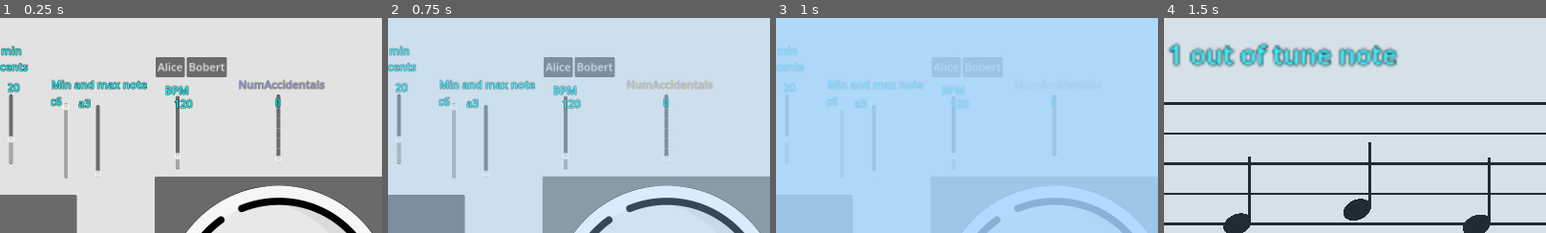
Above: before the commit, frames 1-4 (left to right).
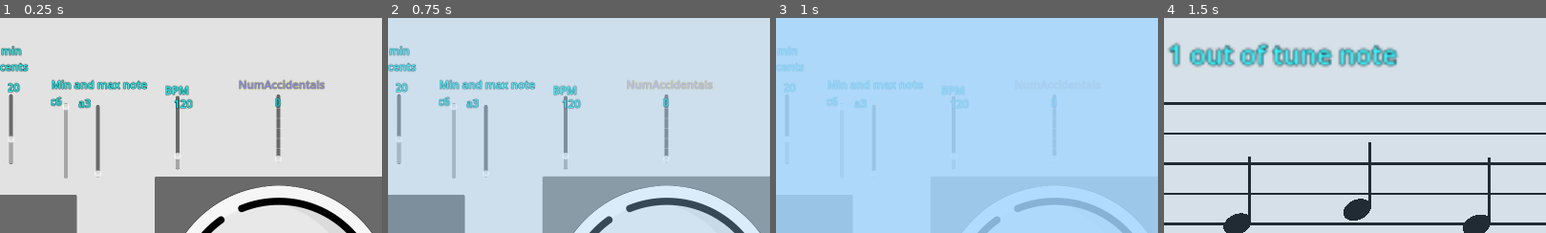
Above: after the commit, the same moments.

Repository: Sniggiho/COMP225-Reluna
Game: Godot game, scene res://Scenes/FreeplaySettingsMenu/FreeplaySettingsMenu.tscn
Same seed, same stepped clock (60 frames per second), same inputs: the game is played once before the commit and once after it. This scene is started directly instead of the project's main scene.
Inputs (mouse positions are % of the whole screen's width and height, from its top left):
- Up to frame 1 (0.25 s): no input
- Up to frame 2 (0.75 s): click (74, 66) at 0.5 s
- Up to frame 3 (1 s): no input
- Up to frame 4 (1.5 s): click (49, 76) at 1.25 s
The pictures show only the part of the screen within x 38-88%, y 0-50%; the shares and areas given below are measured in that part.

The runs differ from the first frame. In frame 1, 1.7% of the frame differs, in the area x 40-60%, y 18-28%; in frame 2, 1.6%; in frame 3, less than 0.1%; in frame 4, nothing differs.

Commit message:
Fancy Slider v1 created

Diff:
--- a/Project/Scenes/FreeplaySettingsMenu/FreeplaySettingsMenu.tscn
+++ b/Project/Scenes/FreeplaySettingsMenu/FreeplaySettingsMenu.tscn
@@ -17,6 +17,7 @@
 [ext_resource type="Texture2D" uid="uid://c2185eldy3b1d" path="res://Scenes/MusicStaff/sharp.png" id="15_xdgnf"]
 [ext_resource type="Texture2D" uid="uid://do8in4h6g4ypg" path="res://Scenes/MusicStaff/flat.png" id="16_yuih7"]
 [ext_resource type="Script" path="res://Scenes/FreeplaySettingsMenu/BySharp.gd" id="17_cybx8"]
+[ext_resource type="PackedScene" uid="uid://cdkxlettgjlwb" path="res://Scenes/NewHSlider/NewHSlider.tscn" id="18_2jqco"]
 
 [sub_resource type="ShaderMaterial" id="ShaderMaterial_hdgyu"]
 shader = ExtResource("12_wkt3d")
@@ -38,6 +39,7 @@
 script = ExtResource("2_ygjhj")
 
 [node name="MenuBar" type="MenuBar" parent="."]
+visible = false
 offset_left = 934.0
 offset_top = 82.0
 offset_right = 974.0
@@ -189,6 +191,13 @@
 popup/item_1/icon = ExtResource("16_yuih7")
 popup/item_1/id = 1
 script = ExtResource("17_cybx8")
+
+[node name="NewHSlider" parent="." instance=ExtResource("18_2jqco")]
+offset_left = 146.0
+offset_top = -204.0
+offset_right = 1016.0
+offset_bottom = -114.0
+text = "Number of Notes"
 
 [connection signal="item_selected" from="DetuneDirection" to="DetuneDirection" method="_on_item_selected"]
 [connection signal="drag_ended" from="NumNotes" to="NumDetuned" method="_on_num_notes_drag_ended"]
--- /dev/null
+++ b/Project/Scenes/NewHSlider/Background.gd
@@ -0,0 +1,20 @@
+@tool
+extends ColorRect
+
+
+# Called when the node enters the scene tree for the first time.
+func _ready():
+
+	pass # Replace with function body.
+
+
+
+# Called every frame. 'delta' is the elapsed time since the previous frame.
+func _process(delta):
+
+	pass
+
+
+func updateBounds(slider : NewHSlider):
+	self.size = slider.size
+	pass
--- /dev/null
+++ b/Project/Scenes/NewHSlider/CenterContainer.gd
@@ -0,0 +1,16 @@
+@tool
+extends CenterContainer
+
+
+# Called when the node enters the scene tree for the first time.
+func _ready():
+	pass # Replace with function body.
+
+
+# Called every frame. 'delta' is the elapsed time since the previous frame.
+func _process(delta):
+	pass
+
+
+func updateBounds(slider : NewHSlider):
+	self.size = slider.size
--- /dev/null
+++ b/Project/Scenes/NewHSlider/NewHSlider.gd
@@ -0,0 +1,41 @@
+@tool
+extends HSlider
+class_name NewHSlider
+
+@export_multiline var text : String
+
+## Edit this value to be the minimum allowed value of the slider instead of min_value
+@export var minActualValue : int = 4
+
+## Currently unused, margin number of pixels for a border
+@export var margin : float = 20
+
+# Called when the node enters the scene tree for the first time.
+func _ready():
+	pass # Replace with function body.
+
+
+# Called every frame. 'delta' is the elapsed time since the previous frame.
+func _process(delta):
+	$CenterContainer.custom_minimum_size = self.size
+	$Background.updateBounds(self)
+	$CenterContainer.updateBounds(self)
+	$CenterContainer/Text.text = self.text
+	$CenterContainer/Text.add_theme_font_size_override("normal_font_size", self.size.y / 2.)
+#
+	$Selected.size.y = self.size.y
+	$Selected.maxWidth = self.size.x
+
+	_updateSelectedSize()
+	pass
+
+
+func _updateSelectedSize():
+	$Selected.size.x = value / max_value * self.size.x
+
+
+## CONNECTED FROM SELF
+func _on_value_changed(passedValue):
+	value = max(minActualValue, passedValue)
+	_updateSelectedSize()
+	pass # Replace with function body.
--- /dev/null
+++ b/Project/Scenes/NewHSlider/NewHSlider.tscn
@@ -0,0 +1,60 @@
+[gd_scene load_steps=6 format=3 uid="uid://cdkxlettgjlwb"]
+
+[ext_resource type="Script" path="res://Scenes/NewHSlider/NewHSlider.gd" id="1_176bh"]
+[ext_resource type="Script" path="res://Scenes/NewHSlider/Background.gd" id="2_wapvo"]
+[ext_resource type="Script" path="res://Scenes/NewHSlider/Selected.gd" id="3_e14w8"]
+[ext_resource type="Script" path="res://Scenes/NewHSlider/Text.gd" id="3_e331l"]
+[ext_resource type="Script" path="res://Scenes/NewHSlider/CenterContainer.gd" id="4_cpalq"]
+
+[node name="NewHSlider" type="HSlider"]
+offset_right = 1209.0
+offset_bottom = 97.0
+max_value = 15.0
+value = 4.0
+script = ExtResource("1_176bh")
+text = "Label"
+margin = 8.0
+
+[node name="Border" type="ColorRect" parent="."]
+visible = false
+custom_minimum_size = Vector2(1261, 446)
+layout_mode = 2
+offset_right = 1261.0
+offset_bottom = 446.0
+mouse_filter = 2
+color = Color(0, 0, 0, 1)
+
+[node name="Background" type="ColorRect" parent="."]
+layout_mode = 2
+offset_right = 1209.0
+offset_bottom = 97.0
+mouse_filter = 2
+color = Color(0.584314, 0.584314, 0.584314, 1)
+script = ExtResource("2_wapvo")
+
+[node name="Selected" type="ColorRect" parent="."]
+custom_minimum_size = Vector2(100, 0)
+layout_mode = 2
+offset_right = 322.4
+offset_bottom = 97.0
+script = ExtResource("3_e14w8")
+
+[node name="CenterContainer" type="CenterContainer" parent="."]
+custom_minimum_size = Vector2(1209, 97)
+layout_mode = 1
+offset_right = 1209.0
+offset_bottom = 97.0
+script = ExtResource("4_cpalq")
+
+[node name="Text" type="RichTextLabel" parent="CenterContainer"]
+clip_contents = false
+layout_mode = 2
+mouse_filter = 2
+theme_override_font_sizes/normal_font_size = 48
+text = "Label"
+fit_content = true
+scroll_active = false
+autowrap_mode = 0
+script = ExtResource("3_e331l")
+
+[connection signal="value_changed" from="." to="." method="_on_value_changed"]
--- /dev/null
+++ b/Project/Scenes/NewHSlider/Selected.gd
@@ -0,0 +1,13 @@
+@tool
+extends ColorRect
+
+var maxWidth : int
+
+# Called when the node enters the scene tree for the first time.
+func _ready():
+	pass # Replace with function body.
+
+
+# Called every frame. 'delta' is the elapsed time since the previous frame.
+func _process(delta):
+	pass
--- /dev/null
+++ b/Project/Scenes/NewHSlider/Text.gd
@@ -0,0 +1,12 @@
+@tool
+extends RichTextLabel
+
+
+# Called when the node enters the scene tree for the first time.
+func _ready():
+	pass # Replace with function body.
+
+
+# Called every frame. 'delta' is the elapsed time since the previous frame.
+func _process(delta):
+	pass
Not shown: 1 places in Project/Scenes/FreeplaySettingsMenu/FreeplaySettingsMenu.tscn that only renumber resources
